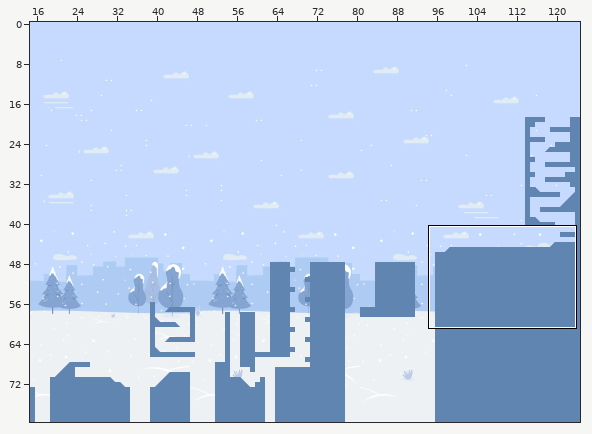
Level history. Tiled map: core/assets/Snow/snow.tmx. Above, an overview of the earlier version with the close-up marked.
Close-up. First the earlier version:
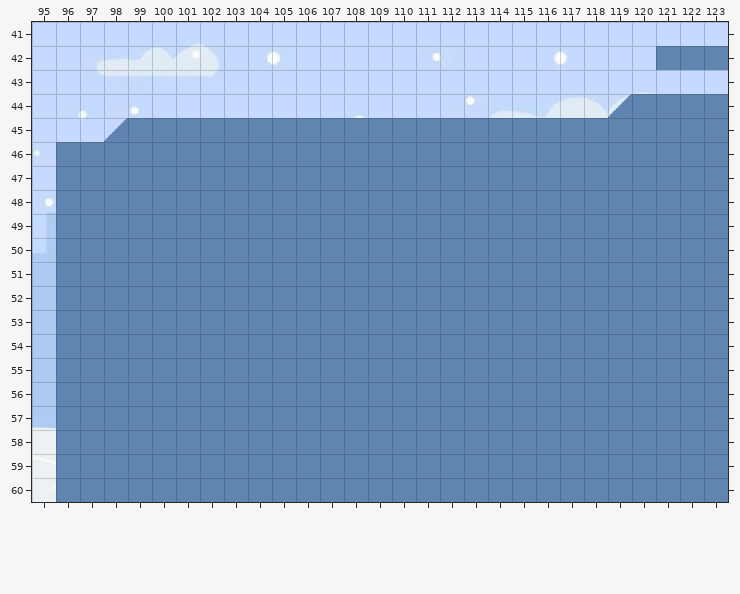
Cells are 32x32 px. Shown: x 95..123, y 41..60. The commit also changed other parts of the map, which this record leaves out.
Once edited:
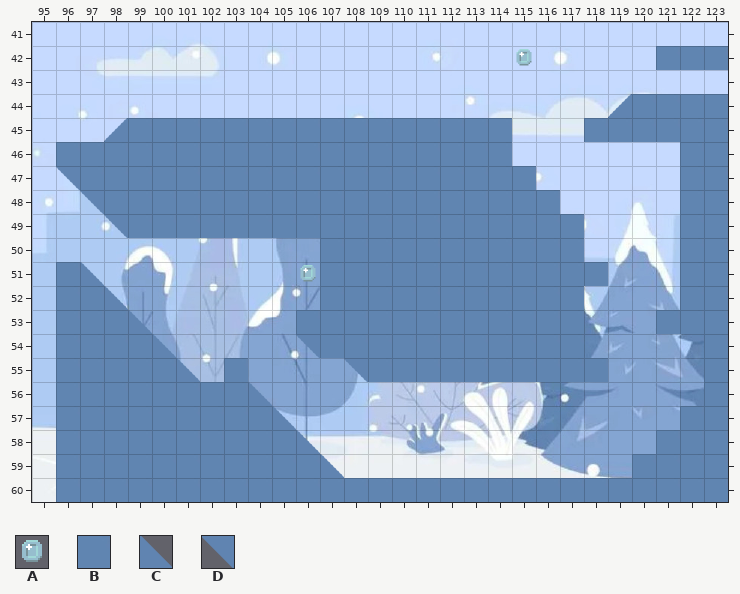
Key: from "coin_2": A 8; from "snow22000": B 1177; from "snow_corner1": C 0 flipped left-right, D 0 flipped up-down.
_ is an empty cell.
Tiles of an added or newly shown layer are drawn over the layers below it.
Change:
Layer "platforms":
The edit turns tile B into tile C in row 51 at x 97; in row 52 at x 98; in row 53 at x 99; in row 54 at x 100; in row 55 at x 101; in row 56 at x 104.
The edit turns tile B into tile C in row 57 at x 105; in row 58 at x 106; in row 59 at x 107.
The edit turns tile B into tile D in row 47 at x 96; in row 48 at x 97; in row 49 at x 98; in row 54 at x 106; in row 55 at x 108.
Tile B is removed in row 45 at x 115 to 117; in row 46 at x 115 to 121; in row 47 at x 116 to 121; in row 48 at x 96 and 117 to 121; in row 49 at x 96 to 97 and 118 to 121; in row 50 at x 96 to 106 and 118 to 121.
Tile B is removed in row 51 at x 98 to 106 and 119 to 121; in row 52 at x 99 to 106 and 118 to 121; in row 53 at x 100 to 105 and 118 to 120; in row 54 at x 101 to 105 and 118 to 122; in row 55 at x 102, 104 to 107 and 119 to 122; in row 56 at x 105 to 122.
Tile B is removed in row 57 at x 106 to 121; in row 58 at x 107 to 120; in row 59 at x 108 to 119.
Layer "coins" (added):
There is now tile A in row 42 at x 115; in row 51 at x 106.
Boxes around the changes in both close-ups, in picture pixels (x1, y1, x2, y2):
added: (516, 49, 532, 66)
changed: (56, 118, 704, 478)
